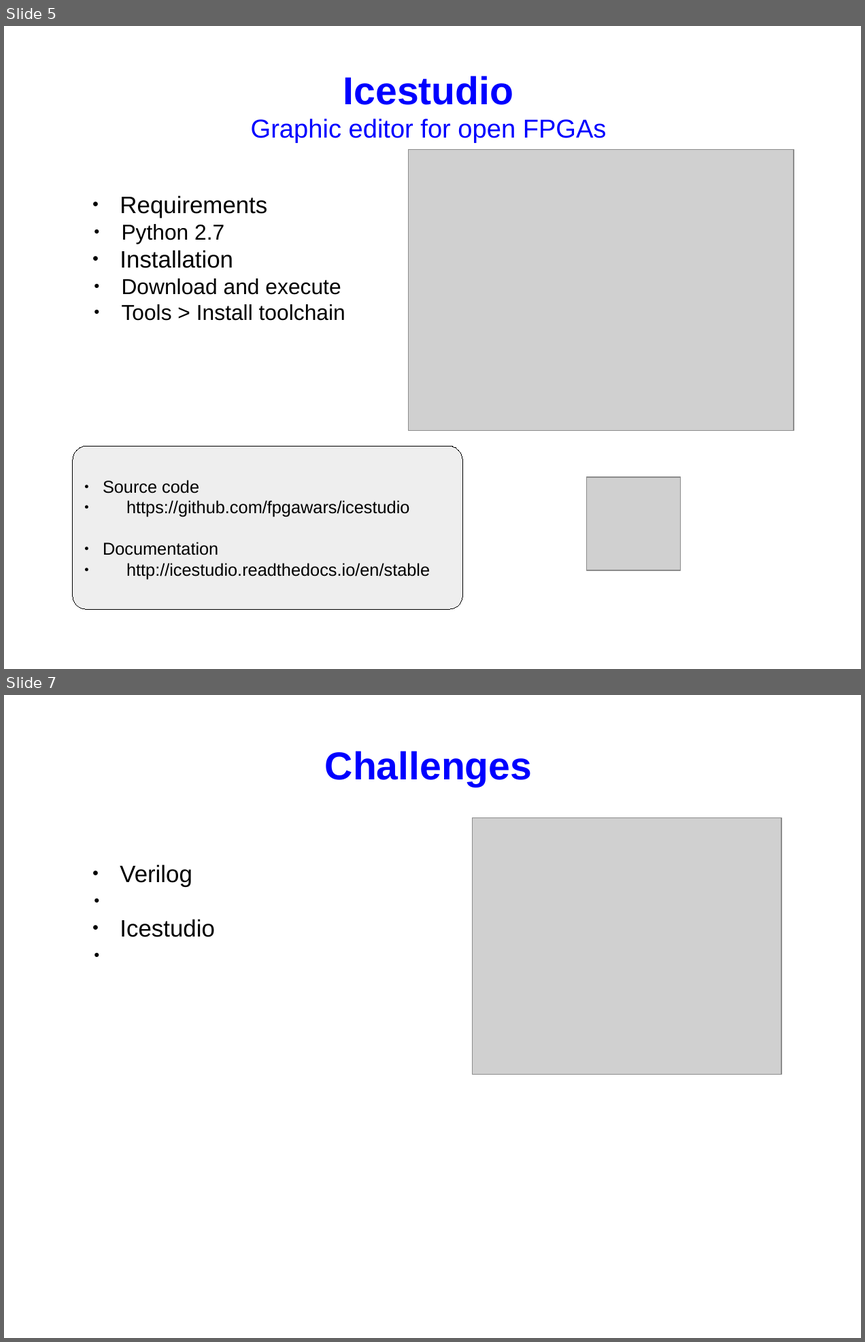
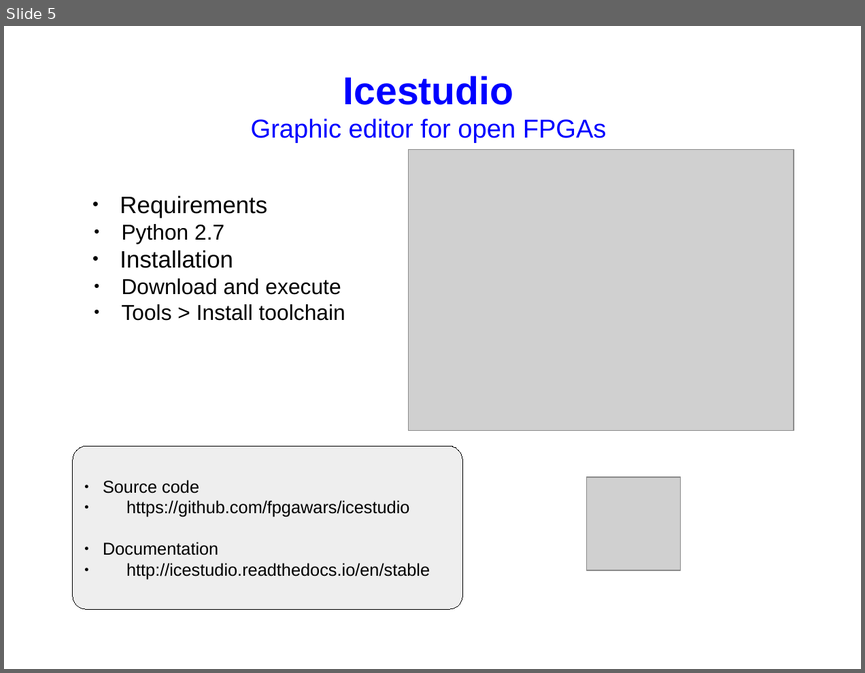
Before and after one commit to FPGAwars/workshops, a slide deck: 2016-10-28-Reset/presentation/slides.odp. Shown one above the other, each under a label of ours: slides 5 and 7 before the commit, slide 5 after it; the slides between them are not shown. The pictures are 865x1342 and 865x673 pixels, drawn with LibreOffice and Linux fonts; fonts in the diff are those of the drawing; grey boxes stand for pictures. Boxes give left, top, right and bottom in pixels: in the first picture for what was removed or moved away, otherwise in the second. Text is boxed around its words. In the diff, an @@ line names an element or a change of style, - is before the commit and + after.

```diff
--- a/2016-10-28-Reset/presentation/slides.odp
+++ b/2016-10-28-Reset/presentation/slides.odp
@@ slide 7 removed at [4, 695, 861, 1338], background #FFFFFF @@
@@ title removed at [325, 751, 532, 787] @@
-Challenges
@@ picture removed at [473, 818, 781, 1074] @@
@@ text removed at [120, 864, 214, 937] @@
-● Verilog
-● Icestudio
```
Also in this commit, not shown: 1 slide changed, 16 other files.
